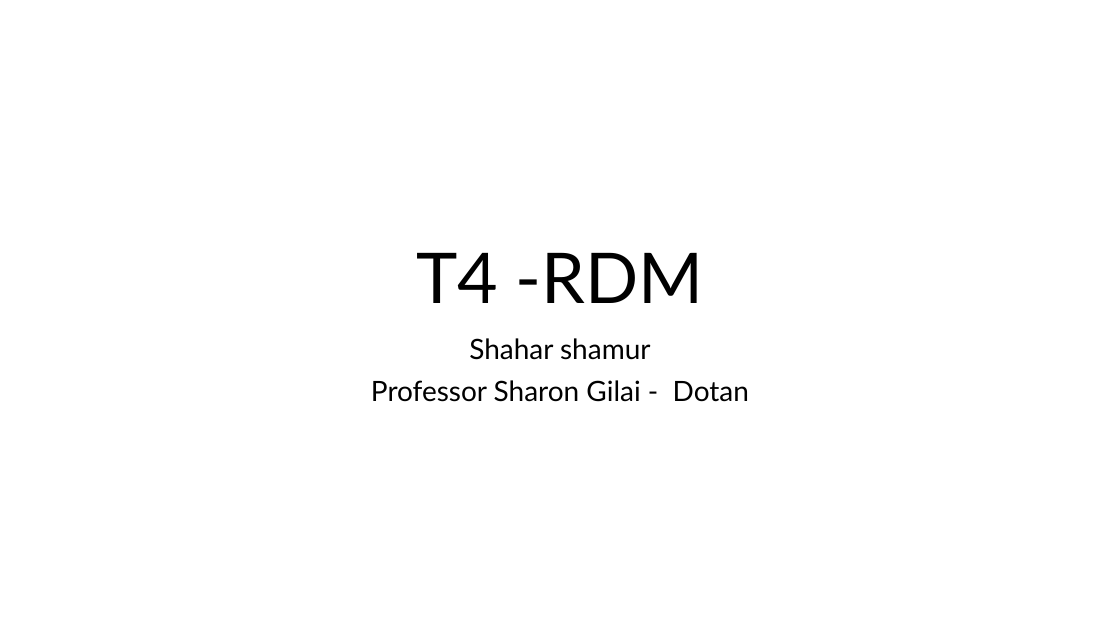
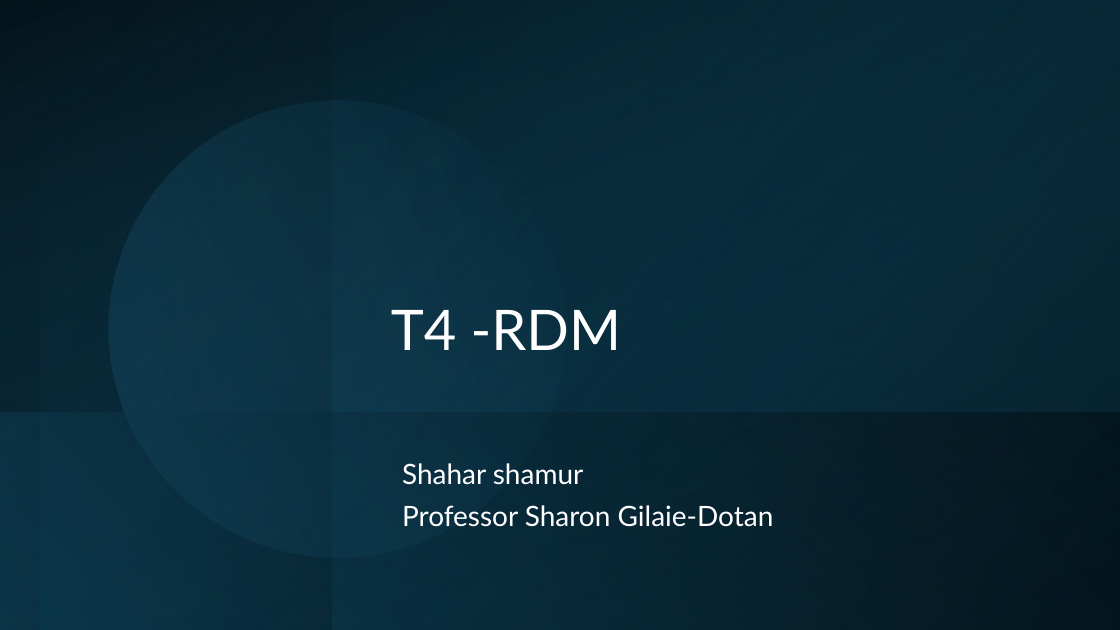
Before and after one commit to shahar9991/T4, a slide deck: slide 1 of T4 -RDM.pptx. Drawn at 1120x630 pixels with LibreOffice and Linux fonts; fonts in the diff are those of the drawing. Boxes give left, top, right and bottom in pixels: in the first picture for what was removed or moved away, otherwise in the second. Text is boxed around its words. In the diff, an @@ line names an element or a change of style, - is before the commit and + after.

```diff
--- a/T4 -RDM.pptx
+++ b/T4 -RDM.pptx
@@ rectangle added at [0, 0, 1120, 630], fill gradient #000000 to #104862 @@
@@ rectangle added at [0, 0, 331, 630], fill gradient #104862 to #000000 @@
@@ rectangle added at [0, 0, 1120, 630], fill gradient #104862 to #000000 @@
@@ rectangle added at [40, 0, 1120, 630], fill gradient #0B3041 to #156082 @@
@@ rectangle added at [332, 1, 1120, 630], fill gradient #104862 to #000000 @@
@@ ellipse added at [72, 65, 603, 594], fill gradient #156082 to #46B1E1 @@
@@ title "T4 -RDM": place and size @@
-title "T4 -RDM" at [416, 253, 704, 303]
+title "T4 -RDM" at [391, 310, 621, 350]
@@ title "T4 -RDM" at [391, 310, 621, 350]: size 60 to 48 pt, text colour #000000 to #FFFFFF; alignment centre to left @@
@@ rectangle added at [0, 413, 1120, 630], fill gradient #104862 to #000000 @@
@@ subtitle "Shahar shamur": place and size @@
-subtitle "Shahar shamur" at [371, 338, 749, 402]
+subtitle "Shahar shamur" at [402, 463, 774, 527]
@@ subtitle at [402, 463, 583, 485]: text colour #000000 to #FFFFFF in "Shahar shamur"; alignment centre to left @@
@@ subtitle at [402, 505, 774, 527]: text changed; text colour #000000 to #FFFFFF @@
-Professor Sharon Gilai - Dotan
+Professor Sharon Gilaie-Dotan
```
Also in this commit, not shown: 4 slides added, 2 other files.
